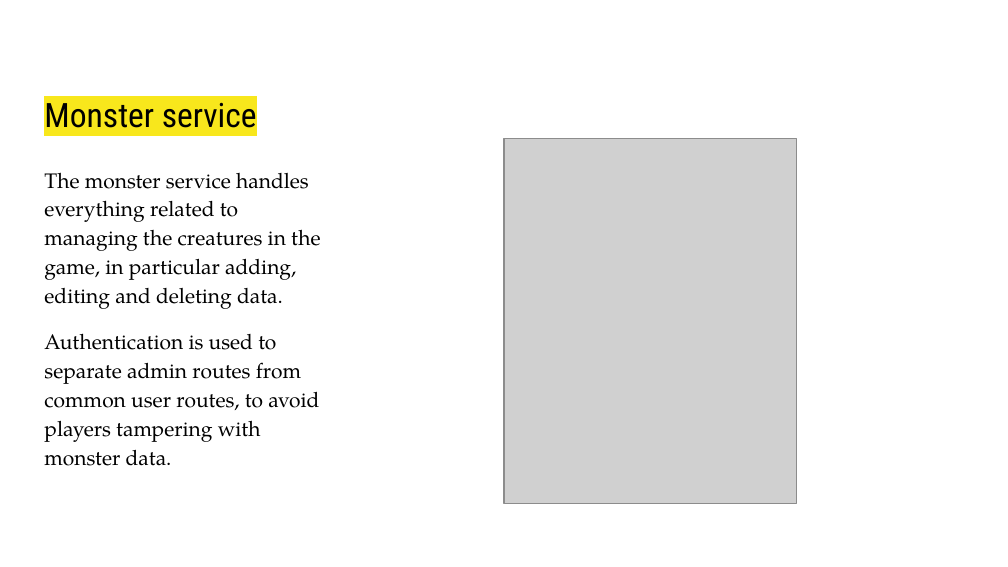
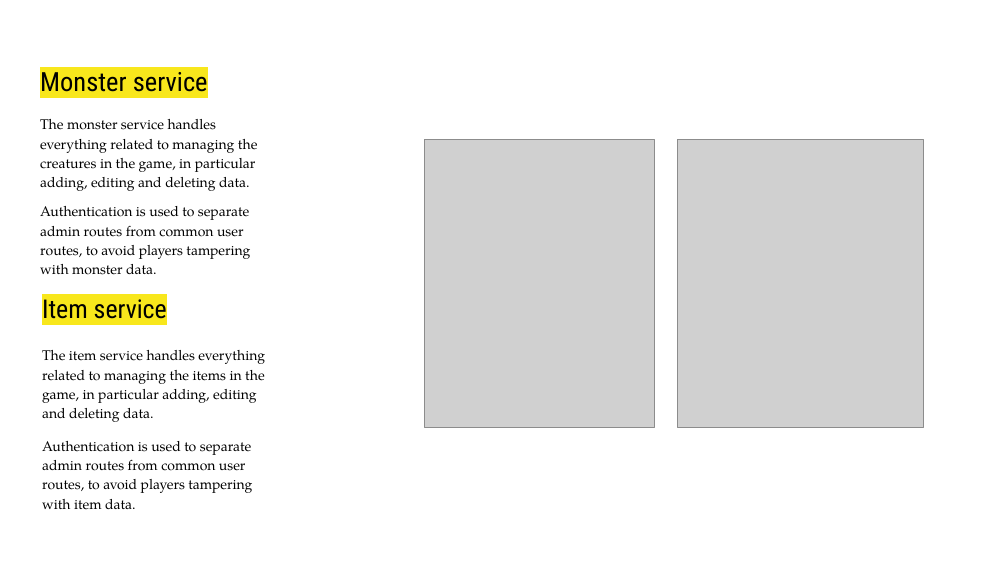
Before and after one commit to ceciliaagosta/1850965_Labmon, a slide deck: slide 16 of Booklet/Labmon.pptx (slide 17 before the commit). Drawn at 1008x567 pixels with LibreOffice and Linux fonts; fonts in the diff are those of the drawing; grey boxes stand for pictures. Boxes give left, top, right and bottom in pixels: in the first picture for what was removed or moved away, otherwise in the second. Text is boxed around its words. In the diff, an @@ line names an element or a change of style, - is before the commit and + after.

Commit message:
Update pptx

```diff
--- a/Booklet/Labmon.pptx
+++ b/Booklet/Labmon.pptx
@@ title "Monster service" at (40, 72, 208, 92): size 24 to 18.9 pt @@
@@ text "The monster service handles everything ...": place and size @@
-text "The monster service handles everything ..." at (44, 172, 320, 466)
+text "The monster service handles everything ..." at (40, 119, 258, 275)
@@ text "The monster service handles everything ..." at (40, 119, 258, 275): size 15 to 10 pt; less space between paragraphs @@
@@ picture: place and size @@
-picture at (504, 138, 796, 503)
+picture at (424, 140, 654, 427)
@@ picture added at (678, 140, 924, 427) @@
@@ title added at (42, 299, 167, 319), 18.5 pt, text #000000 @@
+Item service
@@ text added at (42, 350, 265, 510), 10 pt, text #000000 @@
+The item service handles everything related to managing the items in the game, in particular adding, editing and deleting data.
+Authentication is used to separate admin routes from common user routes, to avoid players tampering with item data.
```
Also in this commit, not shown: 3 other slides changed, 1 slide removed.
